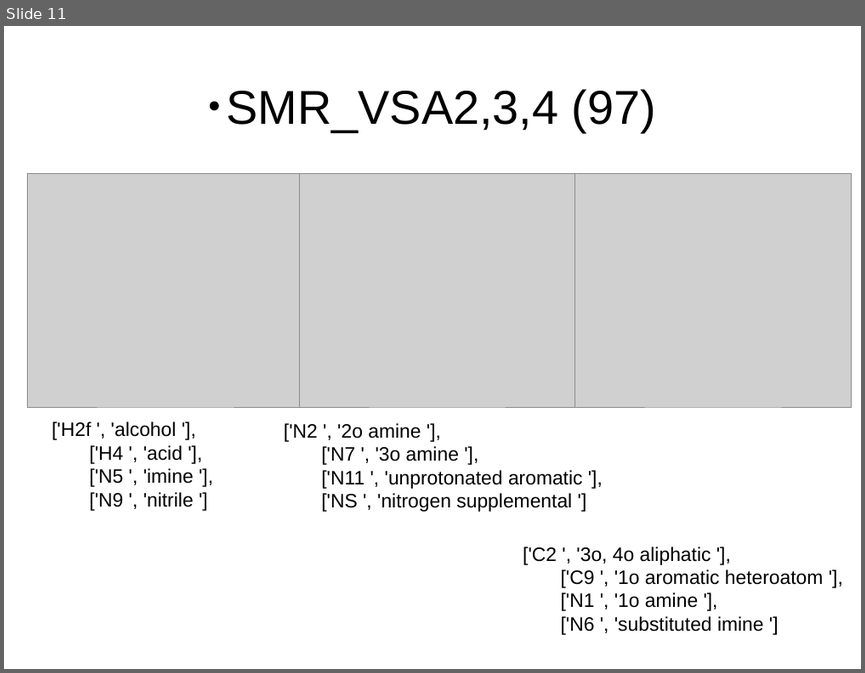
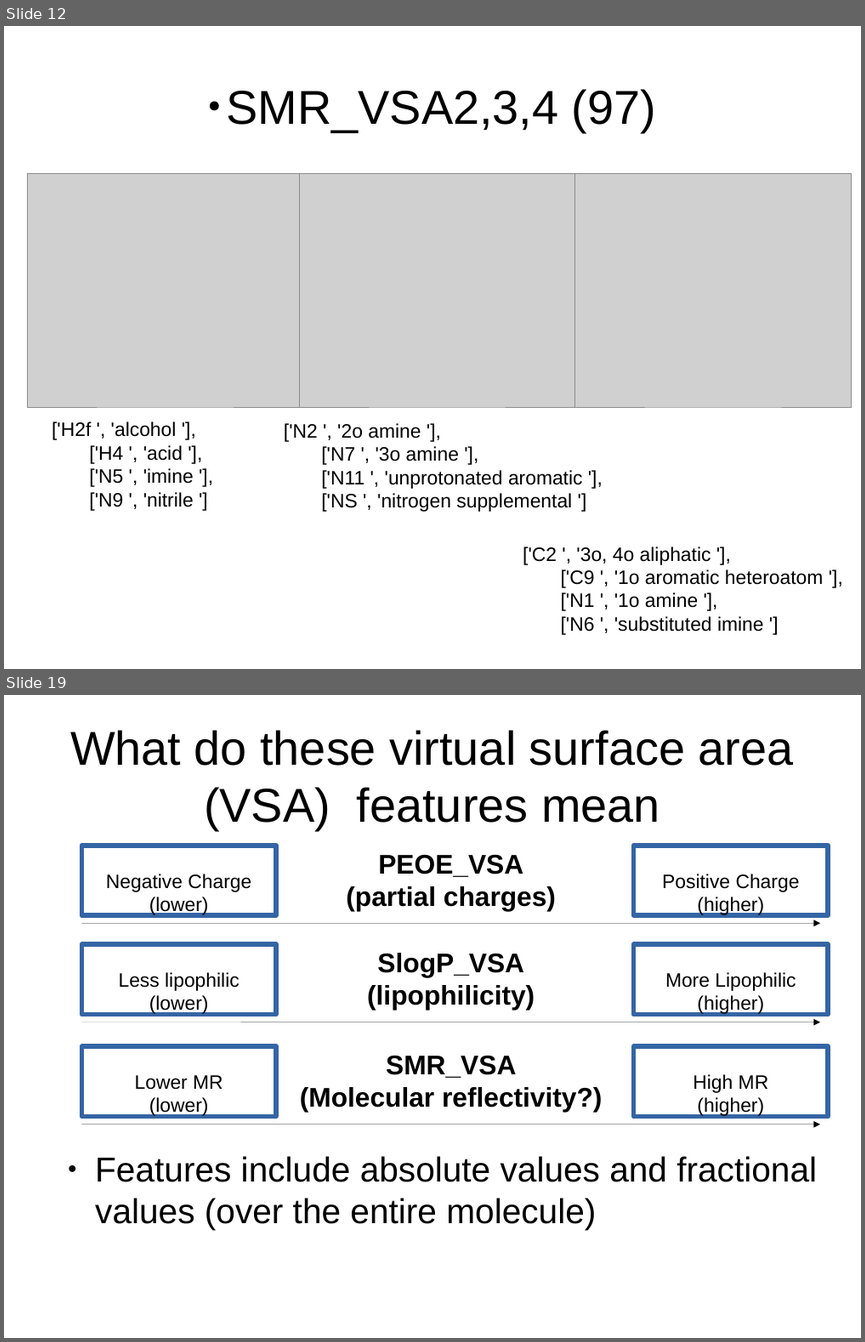
Before and after one commit to leexa90/Projects, a slide deck: toxicity/Final/Permability/all_seq/permaubility slides.odp. Shown one above the other, each under a label of ours: slide 11 before the commit, slides 12 and 19 after it; the slides between them are not shown. The pictures are 865x673 and 865x1342 pixels, drawn with LibreOffice and Linux fonts; fonts in the diff are those of the drawing; grey boxes stand for pictures; background and template pictures are left out. Boxes give left, top, right and bottom in pixels: in the first picture for what was removed or moved away, otherwise in the second. Text is boxed around its words. In the diff, an @@ line names an element or a change of style, - is before the commit and + after.

```diff
--- a/toxicity/Final/Permability/all_seq/permaubility slides.odp
+++ b/toxicity/Final/Permability/all_seq/permaubility slides.odp
@@ slide 19 added at (4,695,861,1338), background #FFFFFF @@
@@ title added at (70,730,794,830), 44 pt, text #000000 @@
+What do these virtual surface area (VSA) features mean
@@ rectangle added at (81,845,276,915), fill #FFFFFF, outline #3465A4 4.51 pt, 18 pt, text #000000 @@
+Negative Charge
+(lower)
@@ rectangle added at (634,845,828,915), fill #FFFFFF, outline #3465A4 4.51 pt, 18 pt, text #000000 @@
+Positive Charge
+(higher)
@@ line added at (81,923,820,923), outline #000000 0 pt, 25 pt, text #000000, bold @@
+PEOE_VSA
+(partial charges)
@@ rectangle added at (81,945,276,1015), fill #FFFFFF, outline #3465A4 4.51 pt, 18 pt, text #000000 @@
+Less lipophilic
+(lower)
@@ rectangle added at (634,945,828,1015), fill #FFFFFF, outline #3465A4 4.51 pt, 18 pt, text #000000 @@
+More Lipophilic
+(higher)
@@ line added at (81,1022,820,1022), outline #000000 0 pt, 25 pt, text #000000, bold @@
+SlogP_VSA
+(lipophilicity)
@@ rectangle added at (81,1046,276,1117), fill #FFFFFF, outline #3465A4 4.51 pt, 18 pt, text #000000 @@
+Lower MR
+(lower)
@@ rectangle added at (634,1046,828,1117), fill #FFFFFF, outline #3465A4 4.51 pt, 18 pt, text #000000 @@
+High MR
+(higher)
@@ line added at (81,1124,820,1124), outline #000000 0 pt, 25 pt, text #000000, bold @@
+SMR_VSA
+(Molecular reflectivity?)
@@ text added at (95,1156,817,1230), 32 pt, text #000000 @@
+● Features include absolute values and fractional values (over the entire molecule)
@@ what was slide 11 is now slide 12 @@
```
Also in this commit, not shown: 2 slides changed, 8 other slides added, 30 other files.
